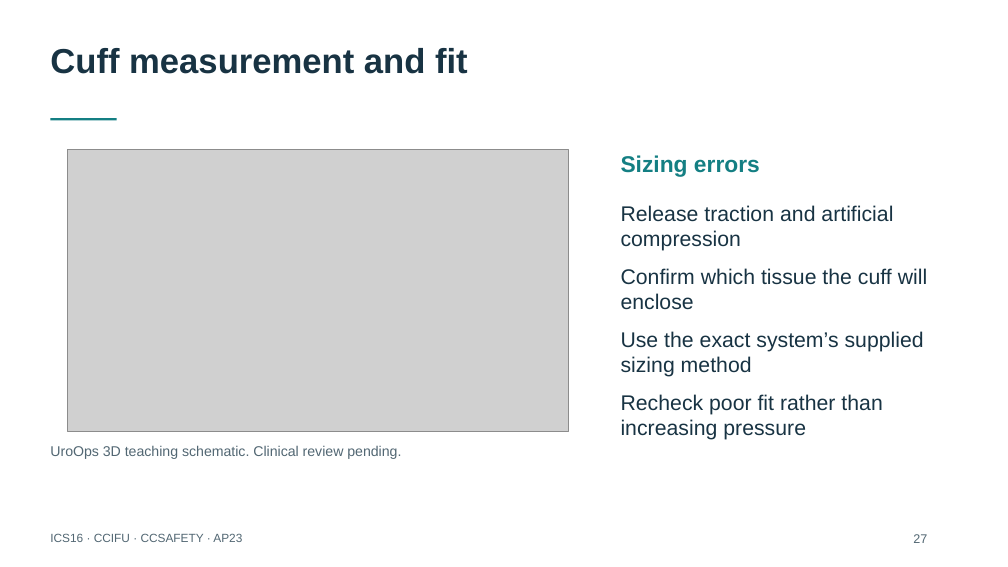
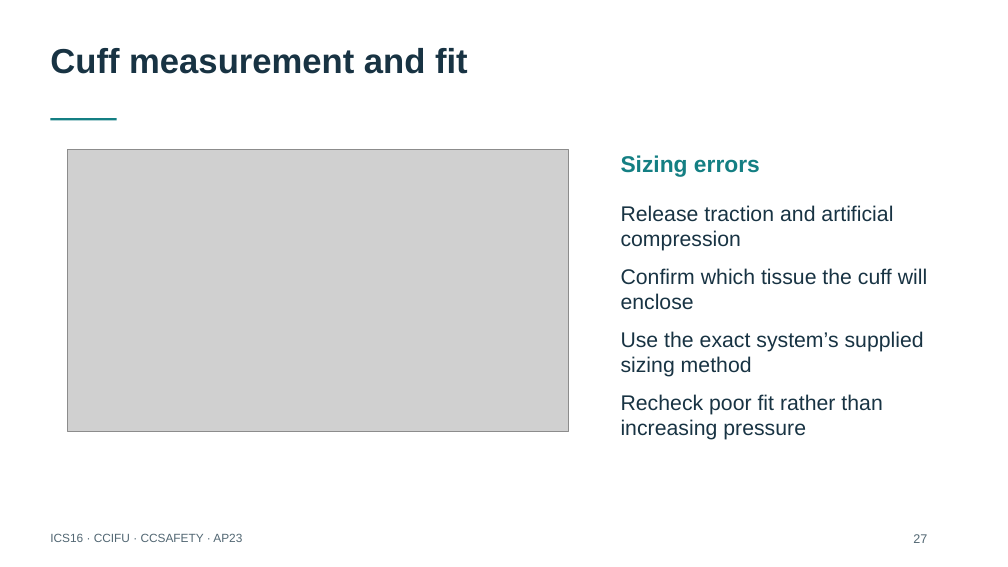
Before and after one commit to nityjr-ctrl/aus-presentation, a slide deck: slide 28 of presentation/AUS-teaching-deck.pptx. Drawn at 1008x567 pixels with LibreOffice and Linux fonts; fonts in the diff are those of the drawing; grey boxes stand for pictures. Boxes give left, top, right and bottom in pixels: in the first picture for what was removed or moved away, otherwise in the second. Text is boxed around its words. In the diff, an @@ line names an element or a change of style, - is before the commit and + after.

```diff
--- a/presentation/AUS-teaching-deck.pptx
+++ b/presentation/AUS-teaching-deck.pptx
@@ text removed at (50, 445, 401, 459) @@
-UroOps 3D teaching schematic. Clinical review pending.
```
Also in this commit, not shown: 6 other slides changed, 8 other files.
